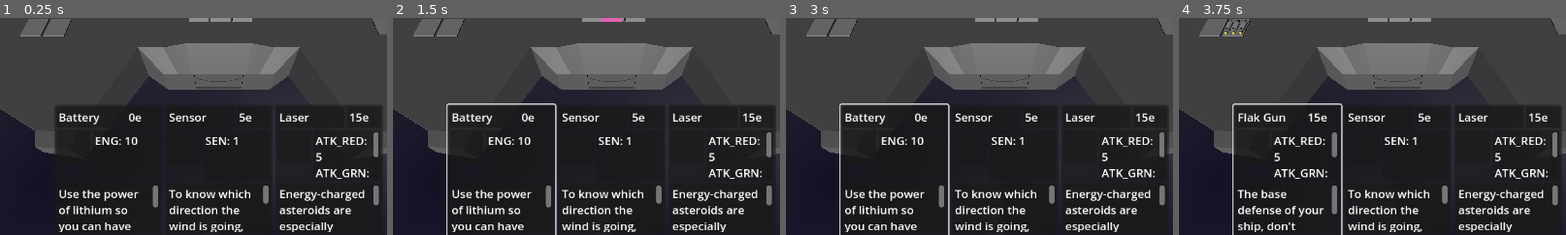
Above: before the commit, frames 1-4 (left to right).
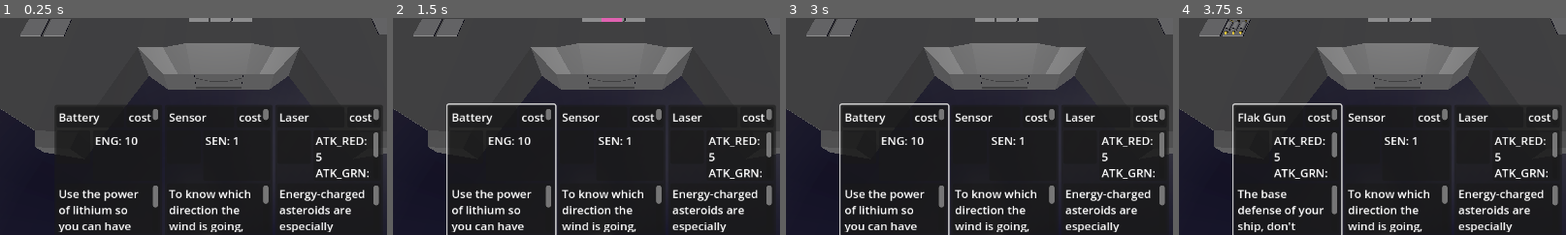
Above: after the commit, the same moments.

Repository: Xwilarg/LudumDare54
Game: Godot game, scene res://Scenes/Main.tscn
Two runs of this game, one before a commit and one after it. Both use one fixed random seed, a clock stepped at 60 frames per second and the inputs below. Video files are missing from this copy of the repository; at most half a second of black plays in their place.
Inputs (mouse positions are % of the whole screen's width and height, from its top left):
- Up to frame 1 (0.25 s): no input
- Up to frame 2 (1.5 s): click (36, 85) at 0.52 s; click (36, 85) at 1.27 s
- Up to frame 3 (3 s): click (36, 85) at 2.02 s; tap Enter at 2.75 s; move the mouse to (72, 45) at 2.77 s; click (72, 45) at 2.92 s
- Up to frame 4 (3.75 s): tap Space at 3.5 s; move the mouse to (30, 55) at 3.52 s; click (30, 55) at 3.67 s
The pictures show only the part of the screen within x 22-72%, y 50-100%; the shares and areas given below are measured in that part.

The runs differ from the first frame. In frame 1, 0.6% of the frame differs, in the area x 33-98%, y 41-48%; in frame 2, 0.6%; in frame 3, 0.6%; in frame 4, 0.6%.
Error in both runs: Invalid access to property or key 'current_weather' on a base object of type 'Nil'. (res://Scripts/GameManager.gd:40)

Commit message:
Change how energy cost is displayed

Diff:
--- a/Scripts/CardGraphic.gd
+++ b/Scripts/CardGraphic.gd
@@ -14,7 +14,7 @@
 	_curr_card = c;
 	$CardBG/MarginContainer/VBoxContainer/HBoxContainer2/NamePanel/MarginContainer/RichTextLabel.text = c.name;
 	$CardBG/MarginContainer/VBoxContainer/DescPanel/MarginContainer/RichTextLabel.text = c.description
-	$CardBG/MarginContainer/VBoxContainer/HBoxContainer2/EnergyPanel/MarginContainer/RichTextLabel.text = str(c.energyCost) + "e"
+	$CardBG/MarginContainer/VBoxContainer/HBoxContainer2/EnergyPanel/MarginContainer/RichTextLabel.text = "cost: " + str(c.energyCost)
 
 	var effect_text = ""
 
